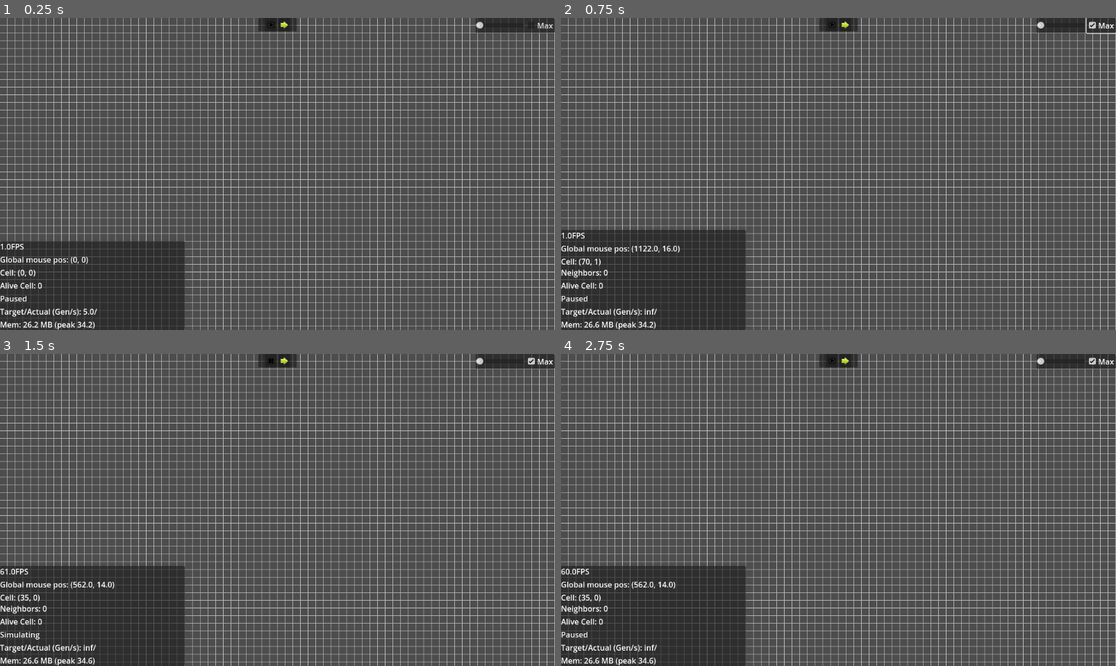
Above: before the commit, frames 1-4 (two rows, left to right).
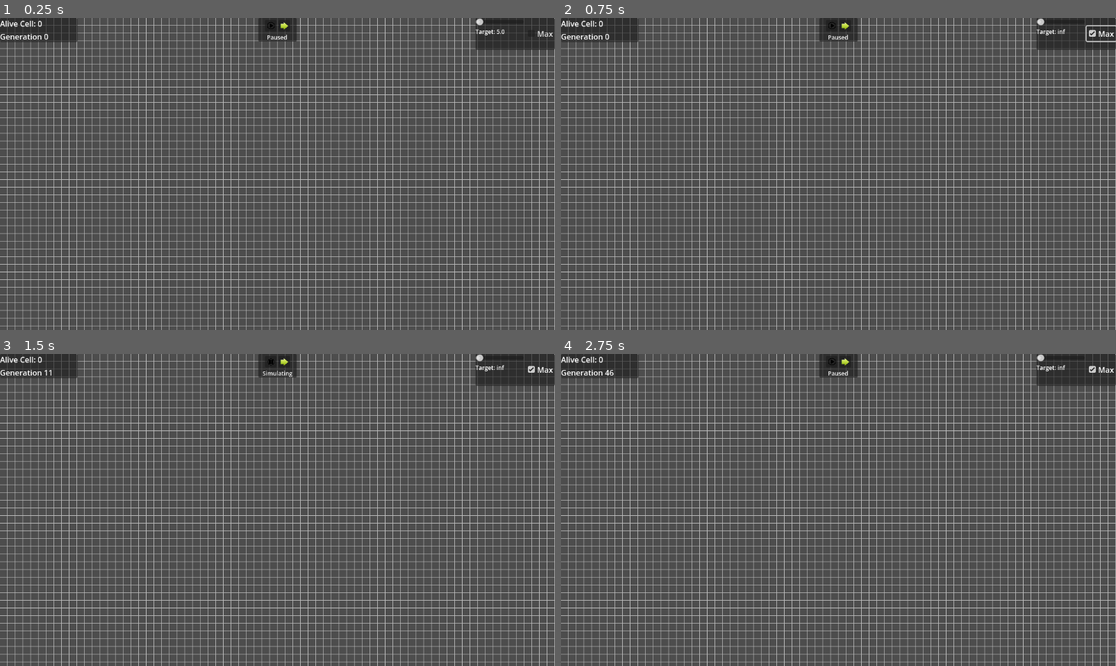
Above: after the commit, the same moments.

Repository: Eli410/Conways-game-of-life
Game: Godot game, scene res://scenes/game.tscn
Two runs of this game, one before a commit and one after it. Both use one fixed random seed, a clock stepped at 60 frames per second and the inputs below.
Inputs (mouse positions are in pixels of both pictures, inside the frame that each line leads up to):
- Up to frame 1 (0.25 s): no input
- Up to frame 2 (0.75 s): click "Max" at 0.5 s
- Up to frame 3 (1.5 s): click (271, 360) at 1.25 s
- Up to frame 4 (2.75 s): click (832, 360) at 2 s

The runs differ from the first frame. In frame 1, 11% of the frame differs, in the area x 0-100%, y 0-100%; in frame 2, 13%; in frame 3, 13%; in frame 4, 13%.

Commit message:
minor changes
Debug menu now hidden by default, some stats from debug moved to top menus

Diff:
--- a/conway's-game-of-life/scenes/game.tscn
+++ b/conway's-game-of-life/scenes/game.tscn
@@ -14,6 +14,7 @@
 [ext_resource type="Script" uid="uid://b86otwnc44k6p" path="res://scripts/memory.gd" id="8_ir15t"]
 [ext_resource type="Texture2D" uid="uid://dchrem8skobgo" path="res://icons/pause.png" id="9_kvpfn"]
 [ext_resource type="Texture2D" uid="uid://bn4ej744tt4b2" path="res://icons/next.png" id="9_vtaks"]
+[ext_resource type="Script" uid="uid://caaoysh27umxv" path="res://scripts/gen_count.gd" id="15_ir15t"]
 
 [node name="Game" type="Node2D"]
 
@@ -59,23 +60,11 @@
 fit_content = true
 script = ExtResource("6_kvuet")
 
-[node name="CellCount" type="RichTextLabel" parent="DebugMenu/Control/PanelContainer/VBoxContainer"]
-layout_mode = 2
-text = "Alive Cell: 0"
-fit_content = true
-script = ExtResource("4_p57ef")
-
 [node name="State" type="RichTextLabel" parent="DebugMenu/Control/PanelContainer/VBoxContainer"]
 layout_mode = 2
 text = "Paused"
 fit_content = true
 script = ExtResource("5_dinhu")
-
-[node name="SimulationSpeed" type="RichTextLabel" parent="DebugMenu/Control/PanelContainer/VBoxContainer"]
-layout_mode = 2
-text = "Target/Actual (Gen/s):"
-fit_content = true
-script = ExtResource("7_trtic")
 
 [node name="Memory" type="RichTextLabel" parent="DebugMenu/Control/PanelContainer/VBoxContainer"]
 layout_mode = 2
@@ -106,50 +95,64 @@
 anchor_right = 0.5
 offset_left = -40.0
 offset_right = 40.0
-offset_bottom = 28.0
+offset_bottom = 49.0
 grow_horizontal = 2
 
-[node name="HBoxContainer" type="HBoxContainer" parent="CanvasLayer/TopMenu/PanelContainer"]
+[node name="VBoxContainer" type="VBoxContainer" parent="CanvasLayer/TopMenu/PanelContainer"]
+layout_mode = 2
+size_flags_vertical = 8
+
+[node name="HBoxContainer" type="HBoxContainer" parent="CanvasLayer/TopMenu/PanelContainer/VBoxContainer"]
 layout_mode = 2
 mouse_filter = 0
 alignment = 1
 script = ExtResource("7_kvpfn")
 
-[node name="Play" type="Button" parent="CanvasLayer/TopMenu/PanelContainer/HBoxContainer"]
+[node name="Play" type="Button" parent="CanvasLayer/TopMenu/PanelContainer/VBoxContainer/HBoxContainer"]
 layout_mode = 2
 icon = ExtResource("7_u5sy4")
 
-[node name="Pause" type="Button" parent="CanvasLayer/TopMenu/PanelContainer/HBoxContainer"]
+[node name="Pause" type="Button" parent="CanvasLayer/TopMenu/PanelContainer/VBoxContainer/HBoxContainer"]
 visible = false
 layout_mode = 2
 icon = ExtResource("9_kvpfn")
 
-[node name="Next" type="Button" parent="CanvasLayer/TopMenu/PanelContainer/HBoxContainer"]
+[node name="Next" type="Button" parent="CanvasLayer/TopMenu/PanelContainer/VBoxContainer/HBoxContainer"]
 layout_mode = 2
 icon = ExtResource("9_vtaks")
 
-[node name="CanvasLayer2" type="CanvasLayer" parent="."]
-
-[node name="Control" type="Control" parent="CanvasLayer2"]
+[node name="State" type="RichTextLabel" parent="CanvasLayer/TopMenu/PanelContainer/VBoxContainer"]
+layout_mode = 2
+text = "Paused"
+fit_content = true
+horizontal_alignment = 1
+script = ExtResource("5_dinhu")
+
+[node name="RightMenu" type="Control" parent="CanvasLayer"]
 layout_mode = 3
 anchors_preset = 1
 anchor_left = 1.0
 anchor_right = 1.0
 grow_horizontal = 0
-
-[node name="PanelContainer2" type="PanelContainer" parent="CanvasLayer2/Control"]
+size_flags_horizontal = 8
+size_flags_vertical = 0
+
+[node name="PanelContainer2" type="PanelContainer" parent="CanvasLayer/RightMenu"]
 layout_mode = 1
 anchors_preset = 1
 anchor_left = 1.0
 anchor_right = 1.0
 offset_left = -165.0
-offset_bottom = 31.0
+offset_bottom = 66.0
 grow_horizontal = 0
 
-[node name="HBoxContainer" type="HBoxContainer" parent="CanvasLayer2/Control/PanelContainer2"]
-layout_mode = 2
-
-[node name="SimSpeedSlider" type="HSlider" parent="CanvasLayer2/Control/PanelContainer2/HBoxContainer"]
+[node name="HBoxContainer" type="HBoxContainer" parent="CanvasLayer/RightMenu/PanelContainer2"]
+layout_mode = 2
+
+[node name="VBoxContainer" type="VBoxContainer" parent="CanvasLayer/RightMenu/PanelContainer2/HBoxContainer"]
+layout_mode = 2
+
+[node name="SimSpeedSlider" type="HSlider" parent="CanvasLayer/RightMenu/PanelContainer2/HBoxContainer/VBoxContainer"]
 custom_minimum_size = Vector2(100, 0)
 layout_mode = 2
 size_flags_horizontal = 4
@@ -158,18 +161,56 @@
 step = 0.02
 value = 0.02
 
-[node name="CheckBox" type="CheckBox" parent="CanvasLayer2/Control/PanelContainer2/HBoxContainer"]
-layout_mode = 2
-size_flags_vertical = 0
+[node name="SimSpeedLabel" type="RichTextLabel" parent="CanvasLayer/RightMenu/PanelContainer2/HBoxContainer/VBoxContainer"]
+layout_mode = 2
+text = "Target:
+Actual:"
+fit_content = true
+script = ExtResource("7_trtic")
+
+[node name="CheckBox" type="CheckBox" parent="CanvasLayer/RightMenu/PanelContainer2/HBoxContainer"]
+layout_mode = 2
+size_flags_horizontal = 4
+size_flags_vertical = 4
 text = "Max"
 
-[connection signal="pressed" from="CanvasLayer/TopMenu/PanelContainer/HBoxContainer/Play" to="DebugMenu/Control/PanelContainer/VBoxContainer/State" method="_on_play_pressed"]
-[connection signal="pressed" from="CanvasLayer/TopMenu/PanelContainer/HBoxContainer/Play" to="Board" method="_on_play_pressed"]
-[connection signal="pressed" from="CanvasLayer/TopMenu/PanelContainer/HBoxContainer/Play" to="CanvasLayer/TopMenu/PanelContainer/HBoxContainer" method="_on_play_pressed"]
-[connection signal="pressed" from="CanvasLayer/TopMenu/PanelContainer/HBoxContainer/Pause" to="DebugMenu/Control/PanelContainer/VBoxContainer/State" method="_on_pause_pressed"]
-[connection signal="pressed" from="CanvasLayer/TopMenu/PanelContainer/HBoxContainer/Pause" to="Board" method="_on_pause_pressed"]
-[connection signal="pressed" from="CanvasLayer/TopMenu/PanelContainer/HBoxContainer/Pause" to="CanvasLayer/TopMenu/PanelContainer/HBoxContainer" method="_on_pause_pressed"]
-[connection signal="pressed" from="CanvasLayer/TopMenu/PanelContainer/HBoxContainer/Next" to="Board" method="_on_next_pressed"]
-[connection signal="drag_ended" from="CanvasLayer2/Control/PanelContainer2/HBoxContainer/SimSpeedSlider" to="Board" method="_on_sim_speed_slider_drag_ended"]
-[connection signal="value_changed" from="CanvasLayer2/Control/PanelContainer2/HBoxContainer/SimSpeedSlider" to="Board" method="_on_sim_speed_slider_value_changed"]
-[connection signal="toggled" from="CanvasLayer2/Control/PanelContainer2/HBoxContainer/CheckBox" to="Board" method="_on_check_box_toggled"]
+[node name="LeftMenu" type="Control" parent="CanvasLayer"]
+layout_mode = 3
+anchors_preset = 0
+offset_right = 40.0
+offset_bottom = 40.0
+
+[node name="PanelContainer" type="PanelContainer" parent="CanvasLayer/LeftMenu"]
+layout_mode = 1
+offset_right = 161.0
+offset_bottom = 50.0
+
+[node name="VBoxContainer" type="VBoxContainer" parent="CanvasLayer/LeftMenu/PanelContainer"]
+layout_mode = 2
+
+[node name="CellCount" type="RichTextLabel" parent="CanvasLayer/LeftMenu/PanelContainer/VBoxContainer"]
+layout_mode = 2
+text = "Alive Cell: 0"
+fit_content = true
+script = ExtResource("4_p57ef")
+
+[node name="GenCount" type="RichTextLabel" parent="CanvasLayer/LeftMenu/PanelContainer/VBoxContainer"]
+layout_mode = 2
+text = "Generation 0"
+fit_content = true
+script = ExtResource("15_ir15t")
+
+[node name="CanvasLayer2" type="CanvasLayer" parent="."]
+
+[connection signal="pressed" from="CanvasLayer/TopMenu/PanelContainer/VBoxContainer/HBoxContainer/Play" to="DebugMenu/Control/PanelContainer/VBoxContainer/State" method="_on_play_pressed"]
+[connection signal="pressed" from="CanvasLayer/TopMenu/PanelContainer/VBoxContainer/HBoxContainer/Play" to="Board" method="_on_play_pressed"]
+[connection signal="pressed" from="CanvasLayer/TopMenu/PanelContainer/VBoxContainer/HBoxContainer/Play" to="CanvasLayer/TopMenu/PanelContainer/VBoxContainer/HBoxContainer" method="_on_play_pressed"]
+[connection signal="pressed" from="CanvasLayer/TopMenu/PanelContainer/VBoxContainer/HBoxContainer/Play" to="CanvasLayer/TopMenu/PanelContainer/VBoxContainer/State" method="_on_play_pressed"]
+[connection signal="pressed" from="CanvasLayer/TopMenu/PanelContainer/VBoxContainer/HBoxContainer/Pause" to="DebugMenu/Control/PanelContainer/VBoxContainer/State" method="_on_pause_pressed"]
+[connection signal="pressed" from="CanvasLayer/TopMenu/PanelContainer/VBoxContainer/HBoxContainer/Pause" to="Board" method="_on_pause_pressed"]
+[connection signal="pressed" from="CanvasLayer/TopMenu/PanelContainer/VBoxContainer/HBoxContainer/Pause" to="CanvasLayer/TopMenu/PanelContainer/VBoxContainer/HBoxContainer" method="_on_pause_pressed"]
+[connection signal="pressed" from="CanvasLayer/TopMenu/PanelContainer/VBoxContainer/HBoxContainer/Pause" to="CanvasLayer/TopMenu/PanelContainer/VBoxContainer/State" method="_on_pause_pressed"]
+[connection signal="pressed" from="CanvasLayer/TopMenu/PanelContainer/VBoxContainer/HBoxContainer/Next" to="Board" method="_on_next_pressed"]
+[connection signal="drag_ended" from="CanvasLayer/RightMenu/PanelContainer2/HBoxContainer/VBoxContainer/SimSpeedSlider" to="Board" method="_on_sim_speed_slider_drag_ended"]
+[connection signal="value_changed" from="CanvasLayer/RightMenu/PanelContainer2/HBoxContainer/VBoxContainer/SimSpeedSlider" to="Board" method="_on_sim_speed_slider_value_changed"]
+[connection signal="toggled" from="CanvasLayer/RightMenu/PanelContainer2/HBoxContainer/CheckBox" to="Board" method="_on_check_box_toggled"]
--- a/conway's-game-of-life/scripts/board.gd
+++ b/conway's-game-of-life/scripts/board.gd
@@ -22,8 +22,8 @@
 
 func draw_grid():
 	var size_snapped = get_viewport().size.snapped(Vector2(cell_size, cell_size))
-	var w: int = int(size_snapped.x)
-	var h: int = int(size_snapped.y)
+	var w: int = int(size_snapped.x) + cell_size
+	var h: int = int(size_snapped.y) + cell_size
 
 	var top_left: Vector2i = Vector2i(camera_2d.call("get_top_left"))
 
@@ -84,11 +84,11 @@
 	elif event is InputEventMouseButton and Input.is_action_just_released("mouse_left"):
 		mouse_left_hold = false
 	elif event is InputEventMouseButton and event.button_index == MOUSE_BUTTON_WHEEL_UP:
-		cell_size += 1
+		cell_size = min(64, cell_size + 1)
 		queue_redraw()
 		zoom_changed.emit()
 	elif event is InputEventMouseButton and event.button_index == MOUSE_BUTTON_WHEEL_DOWN:
-		cell_size -= 1
+		cell_size = max(2, cell_size - 1)
 		queue_redraw()
 		zoom_changed.emit()
 
--- a/conway's-game-of-life/scripts/camera_2d.gd
+++ b/conway's-game-of-life/scripts/camera_2d.gd
@@ -25,7 +25,7 @@
 	position = pos + Vector2(get_viewport().size) / 2
 
 func set_center(pos: Vector2 = get_global_mouse_position()):
-	position = pos.snapped(Vector2(board.get('cell_size'), board.get('cell_size')))
+	position = pos
 
 func get_top_left():
 	return global_position - Vector2(get_viewport().size) / 2
--- /dev/null
+++ b/conway's-game-of-life/scripts/gen_count.gd
@@ -0,0 +1,11 @@
+extends RichTextLabel
+@onready var board: Node2D = %Board
+var count := 0
+
+
+func _ready() -> void:
+	board.cell_changed.connect(_on_count_changed)
+
+func _on_count_changed():
+	count += 1
+	text = "Generation " + str(count)
--- a/conway's-game-of-life/scripts/panel_container.gd
+++ b/conway's-game-of-life/scripts/panel_container.gd
@@ -1,4 +1,7 @@
 extends PanelContainer
+
+func _ready() -> void:
+	visible = false
 
 func _input(event: InputEvent) -> void:
 	if event is InputEventKey and Input.is_key_pressed(KEY_F3):
--- a/conway's-game-of-life/scripts/simulation_speed.gd
+++ b/conway's-game-of-life/scripts/simulation_speed.gd
@@ -4,6 +4,7 @@
 
 func _ready() -> void:
 	board.cell_changed.connect(_on_count_changed)
+	add_theme_font_size_override("normal_font_size", 12)
 	track_update()
 
 func _on_count_changed():
@@ -15,9 +16,10 @@
 		if board.get('simulate'):
 			await get_tree().create_timer(1.0).timeout
 			var target = round(1 / board.get('delay'))
-			text = "Target/Actual (Gen/s): " + str(target) + '/' + str(count)
+			text = "Target: " + str(target) + "\n"
+			text += "Actual: " + str(count)
 			count = 0
 		else:
 			var target = round(1 / board.get('delay'))
-			text = "Target/Actual (Gen/s): " + str(target) + "/"
+			text = "Target: " + str(target) + "\n"
 			await get_tree().process_frame
--- a/conway's-game-of-life/scripts/state.gd
+++ b/conway's-game-of-life/scripts/state.gd
@@ -1,5 +1,7 @@
 extends RichTextLabel
 
+func _ready() -> void:
+	add_theme_font_size_override("normal_font_size", 12)
 
 func _on_play_pressed() -> void:
 	text = "Simulating"
Not shown: 1 places in conway's-game-of-life/scenes/game.tscn that only renumber resources
Not shown, added: conway's-game-of-life/scripts/gen_count.gd.uid
